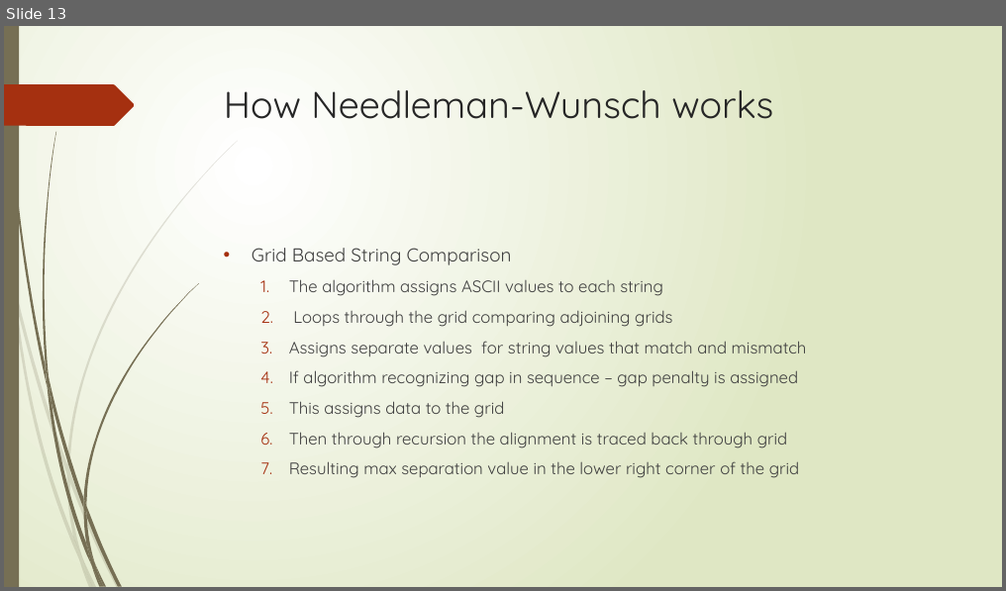
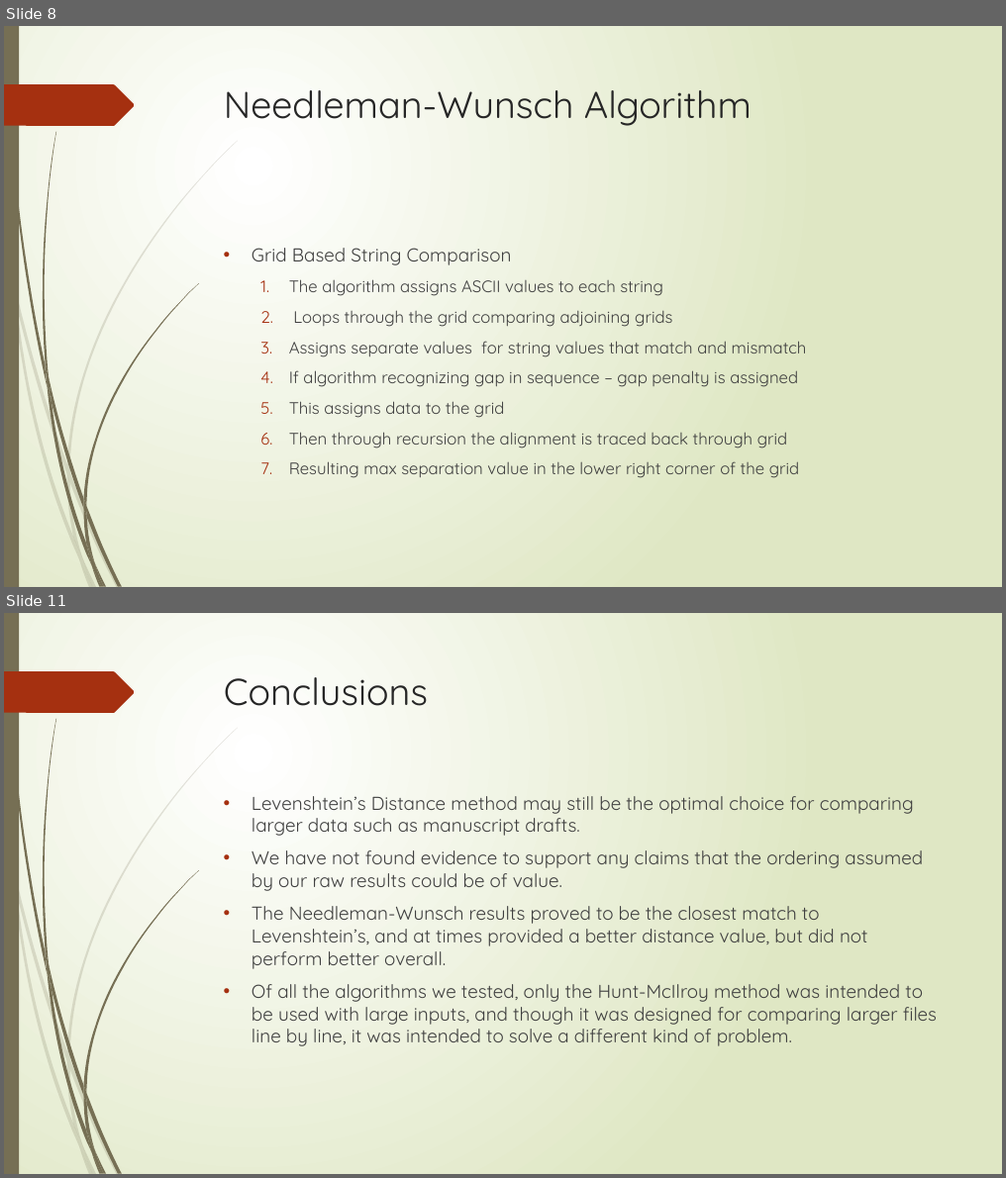
Before and after one commit to AthensStateComputerScience/DigitalHumanities, a slide deck: PowerPoint/Digital Humanities.pptx. Shown one above the other, each under a label of ours: slide 13 before the commit, slides 8 and 11 after it; the slides between them are not shown. The pictures are 1006x591 and 1006x1178 pixels, drawn with LibreOffice and Linux fonts; fonts in the diff are those of the drawing. Boxes give left, top, right and bottom in pixels: in the first picture for what was removed or moved away, otherwise in the second. Text is boxed around its words. In the diff, an @@ line names an element or a change of style, - is before the commit and + after.

```diff
--- a/PowerPoint/Digital Humanities.pptx
+++ b/PowerPoint/Digital Humanities.pptx
@@ slide 11 added at (4,613,1002,1174), background gradient #FFFFFF to #DFE8C4; not listed: 24 template elements that a slide beside it also shows @@
@@ title added at (224,677,428,706), 36 pt, text #262626 @@
+Conclusions
@@ text added at (252,796,937,1047), 18 pt, text #404040 @@
+• Levenshtein’s Distance method may still be the optimal choice for comparing larger data such as manuscript drafts.
+• We have not found evidence to support any claims that the ordering assumed by our raw results could be of value.
+• The Needleman-Wunsch results proved to be the closest match to Levenshtein’s, and at times provided a better distance value, but did not perform better overall.
+• Of all the algorithms we tested, only the Hunt-McIlroy method was intended to be used with large inputs, and though it was designed for comparing larger files line by line, it was intended to solve a different kind of problem.
@@ what was slide 13 is now slide 8 @@
@@ slide 8 changed as well @@
@@ title at (224,90,751,126): text changed @@
-How Needleman-Wunsch works
+Needleman-Wunsch Algorithm
```
Also in this commit, not shown: 7 other slides changed, 4 other slides added, 7 slides removed.
